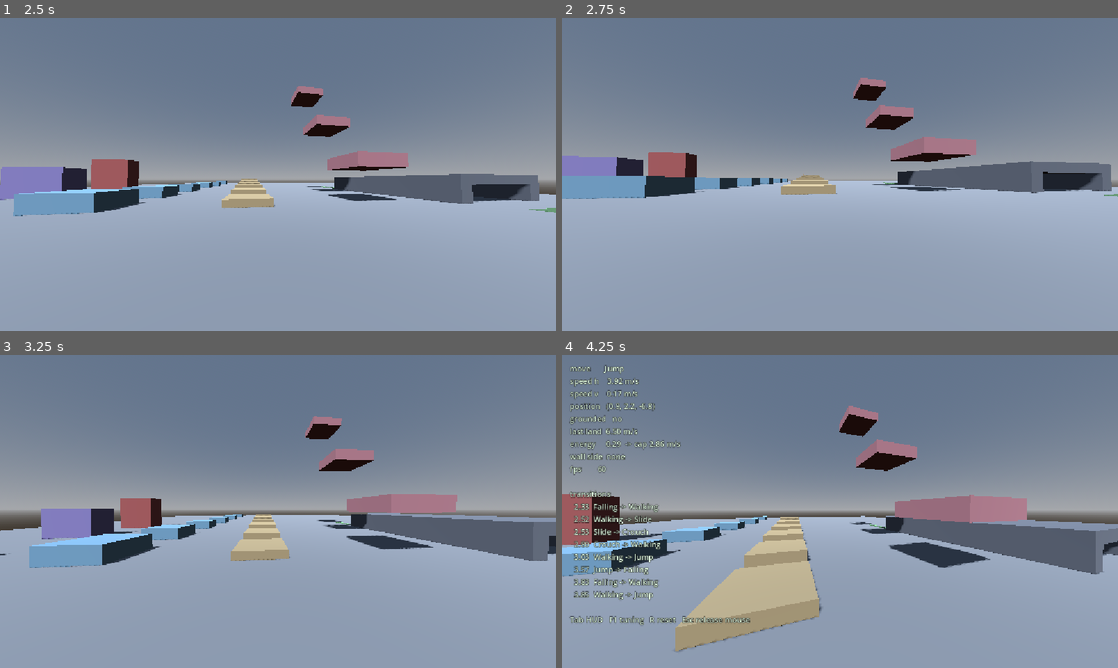
Above: before the commit, frames 1-4 (two rows, left to right).
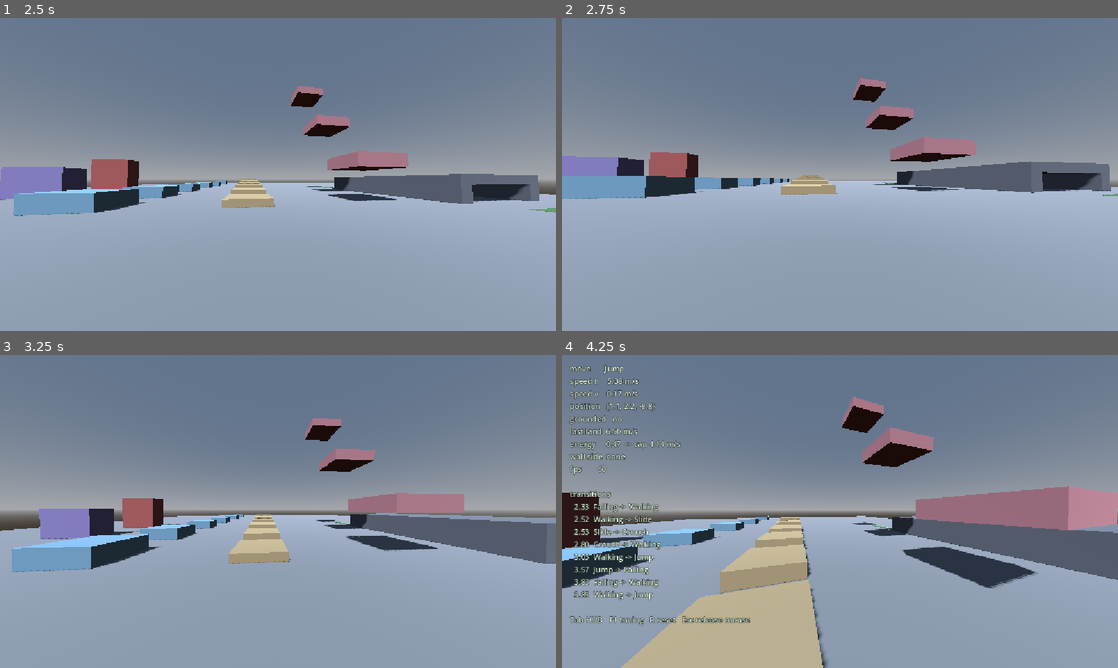
Above: after the commit, the same moments.

Repository: dragon-fish/parkour-game
Game: Godot game, scene res://scenes/main.tscn
Same seed, same stepped clock (60 frames per second), same inputs: the game is played once before the commit and once after it.
Inputs (mouse positions are in pixels of both pictures, inside the frame that each line leads up to):
- Up to frame 1 (2.5 s): tap Enter at 0.5 s; move the mouse to (305, 174) at 0.52 s; hold W from 0.53 s (still down); tap Tab at 0.6 s; tap Space at 0.77, 1.52 s; move the mouse to (250, 174) at 1.27 s; tap R at 1.35 s; move the mouse to (289, 168) at 2.02 s; hold Shift from 2.03 s (still down)
- Up to frame 2 (2.75 s): keep holding W; keep holding Shift
- Up to frame 3 (3.25 s): keep holding W; move the mouse to (272, 517) at 2.77 s; release Shift at 2.78 s; tap Ctrl at 2.85 s; tap Space at 3.02 s
- Up to frame 4 (4.25 s): keep holding W; move the mouse to (878, 514) at 3.52 s; tap Tab at 3.6 s; tap Space at 3.77 s

Frame 1 is identical in both runs. In frame 2, 0.3% of the frame differs, in the area x 0-100%, y 19-58%; in frame 3, 1.7%; in frame 4, 16%, in the area x 0-100%, y 7-100%.

Commit message:
fix(speed): measure the energy threshold against what the move can reach
Energy only banks while travelling at energy_accumulate_speed_ratio of the
cap, but that threshold read the STANDING cap while CrouchMove holds the body
to 40% of it. The two could never both be true, so a crouch banked nothing --
while turning kept charging. The result was a one-way ratchet down to
speed_min_base_velocity * crouched_pct = 0.04 m/s that only standing up could
undo, which is exactly the reading the tests now reproduce.

Co-Authored-By: Claude Opus 5 (1M context) <noreply@anthropic.com>

Diff:
--- a/scripts/player/moves/move_manager.gd
+++ b/scripts/player/moves/move_manager.gd
@@ -38,6 +38,17 @@
 		return 1.0
 	var active: MoveConfig = _current.current_config()
 	return active.friction_modifier if active != null else 1.0
+
+## The active move's own speed ceiling multiplier. Read by Player when it
+## decides whether the body is travelling fast enough to bank energy: the
+## question is "fast enough for what this move can DO", and a crouch that
+## tops out at 40% of the cap can never satisfy a threshold measured against
+## the standing one.
+func current_move_speed_modifier() -> float:
+	if _current == null:
+		return 1.0
+	var active: MoveConfig = _current.current_config()
+	return active.speed_modifier if active != null else 1.0
 
 func _tick_cooldowns(delta: float) -> void:
 	for key in _redo_cooldowns.keys():
--- a/scripts/player/player.gd
+++ b/scripts/player/player.gd
@@ -1072,7 +1072,14 @@
 	if wish == Vector3.ZERO:
 		speed_energy.decay(delta)
 		return
-	if horizontal_speed() >= speed_cap() * config.pawn.energy_accumulate_speed_ratio:
+	# Scaled by the active move's own ceiling. Without this the threshold is
+	# measured against the STANDING cap while a crouch is held to 40% of it,
+	# so crouching can never bank -- and since turning still charges, a
+	# crouched turn drains energy on a one-way ratchet that only standing up
+	# releases. That bottomed out at speed_min_base_velocity * crouched_pct =
+	# 0.04 m/s, with no way back up.
+	var reachable: float = speed_cap() * move_manager.current_move_speed_modifier()
+	if horizontal_speed() >= reachable * config.pawn.energy_accumulate_speed_ratio:
 		speed_energy.accumulate(delta, _energy_mode(input))
 	else:
 		# Asking to move but not actually getting anywhere -- shoved into
--- /dev/null
+++ b/tests/test_crouched_energy.gd
@@ -0,0 +1,70 @@
+class_name TestCrouchedEnergy
+extends TestCase
+
+# Regression: energy could only be banked while travelling at
+# energy_accumulate_speed_ratio of the cap, but that threshold was measured
+# against the STANDING cap while CrouchMove holds the body to 40% of it. The
+# two could never both be true, so a crouch banked nothing while turning kept
+# charging -- a one-way ratchet that bottomed out at
+# speed_min_base_velocity * crouched_pct = 0.04 m/s and only standing up
+# could undo.
+
+func _world() -> Dictionary:
+	return TestWorld.build(tree, MovementConfig.new())
+
+func test_a_crouched_run_can_still_bank_energy() -> void:
+	var world := _world()
+	await step(1)
+	TestWorld.place(world)
+	await step(30)
+	var player: Player = world["player"]
+	var input: ScriptedInputSource = world["input"]
+
+	# Drop straight into Crouch with no energy banked, which is the state a
+	# drained player is in, and hold a direction.
+	player.speed_energy.energy = 0.0
+	player.move_manager.start(Move.CROUCH)
+	input.state.move = Vector2(0.0, 1.0)
+	input.state.crouch_held = true
+	for i in 90:
+		await step(1)
+
+	check(player.move_manager.current_name == Move.CROUCH, \
+		"test setup is wrong: did not stay crouched")
+	check_greater(player.speed_energy.energy, 0.1, \
+		"a crouched run banked no energy at all")
+	check_greater(player.horizontal_speed(), 0.05, \
+		"a crouched run stayed pinned at the floor speed")
+
+	TestWorld.teardown(world)
+	await step(1)
+
+func test_a_crouched_turn_does_not_ratchet_the_player_to_a_standstill() -> void:
+	var world := _world()
+	await step(1)
+	TestWorld.place(world)
+	await step(30)
+	var player: Player = world["player"]
+	var input: ScriptedInputSource = world["input"]
+	input.state.move = Vector2(0.0, 1.0)
+	for i in 300:
+		await step(1)
+
+	player.move_manager.start(Move.CROUCH)
+	input.state.crouch_held = true
+	# Six hard flicks, the operation that used to drain the budget to nothing
+	# with no route back.
+	for f in 6:
+		for i in 6:
+			player.rotate_y(deg_to_rad(15.0))
+			await step(1)
+		for i in 30:
+			await step(1)
+
+	check(player.move_manager.current_name == Move.CROUCH, "left the crouch")
+	check_greater(player.horizontal_speed(), 0.05, \
+		"crouched turning ratcheted the player down to a standstill (%f m/s)" \
+			% player.horizontal_speed())
+
+	TestWorld.teardown(world)
+	await step(1)
